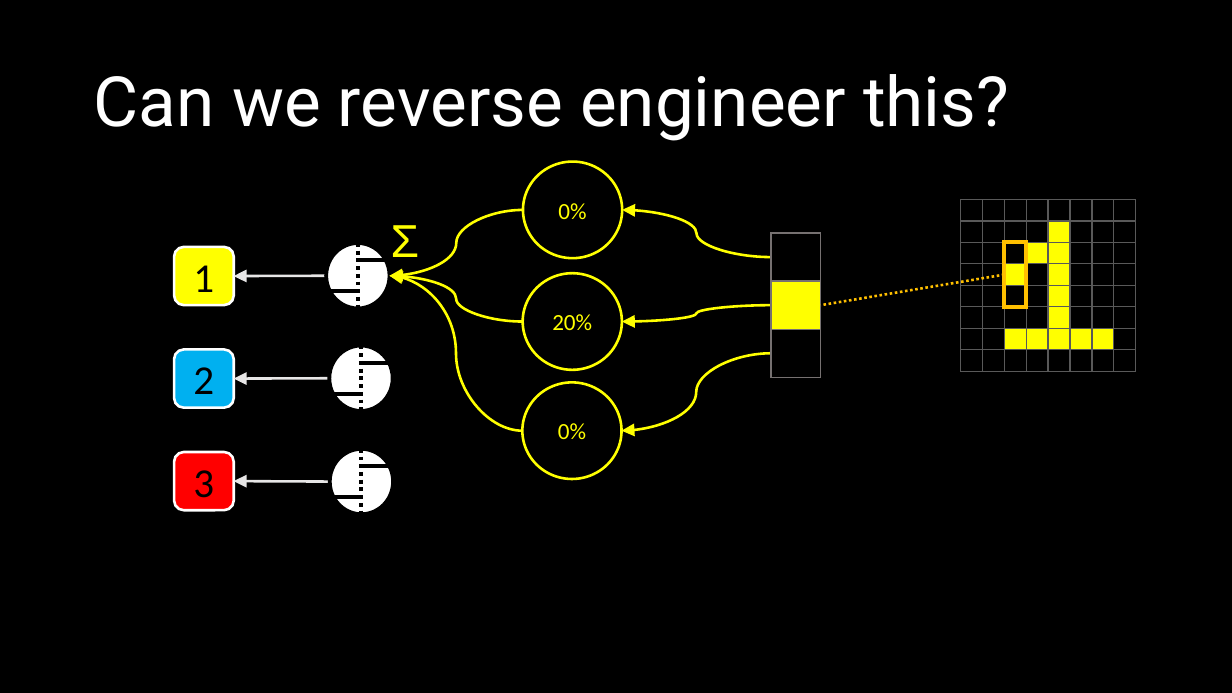
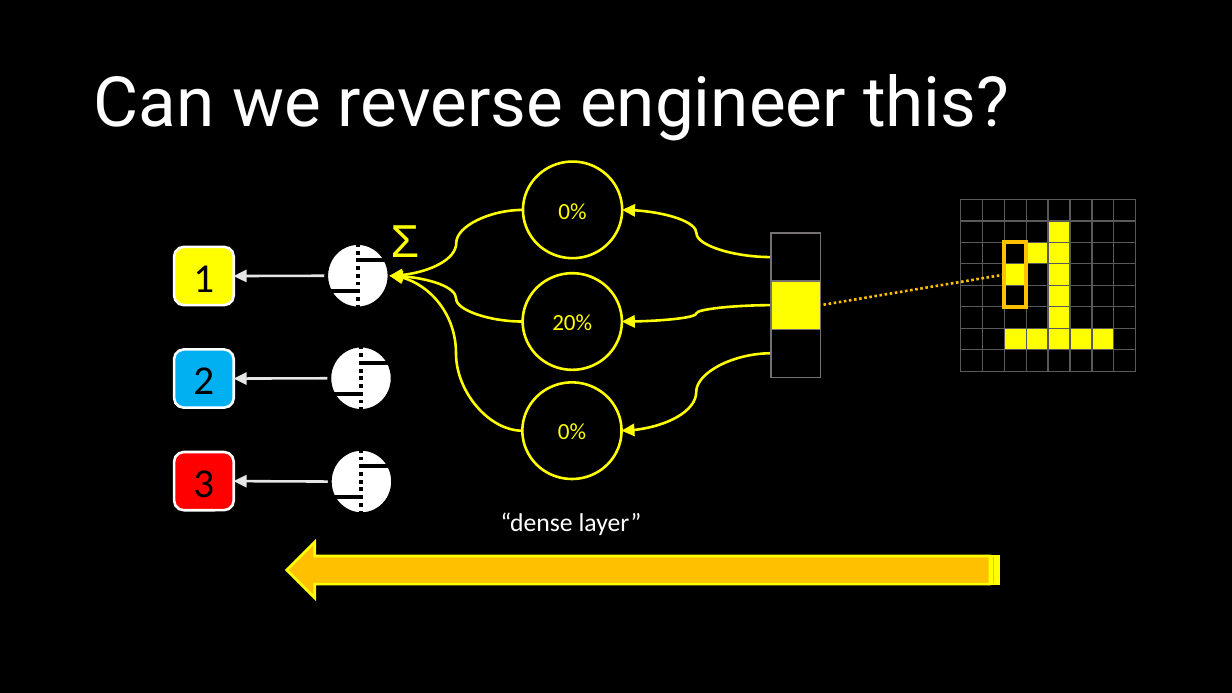
Before and after one commit to mathias-brandewinder/Presentations, a slide deck: slide 17 of deep-learning-cntk-fsharp/slides/cntk.pptx (slide 14 before the commit). Drawn at 1232x693 pixels with LibreOffice and Linux fonts; fonts in the diff are those of the drawing. Boxes give left, top, right and bottom in pixels: in the first picture for what was removed or moved away, otherwise in the second. Text is boxed around its words. In the diff, an @@ line names an element or a change of style, - is before the commit and + after.

```diff
--- a/deep-learning-cntk-fsharp/slides/cntk.pptx
+++ b/deep-learning-cntk-fsharp/slides/cntk.pptx
@@ text added at (501, 512, 642, 535), 20 pt, text #FFFFFF @@
+“dense layer”
@@ striped right arrow added at (287, 543, 998, 599), fill #FFC000, outline #FFFF00 2 pt @@
```
Also in this commit, not shown: 11 other slides changed, 9 slides added.
